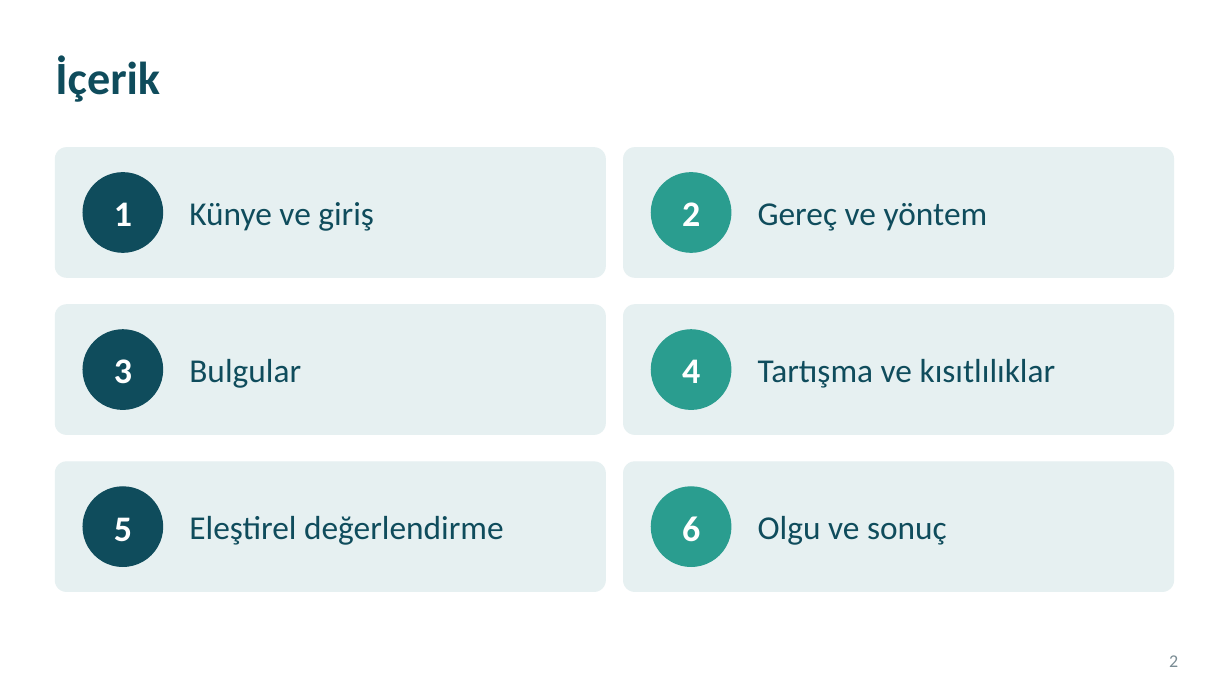
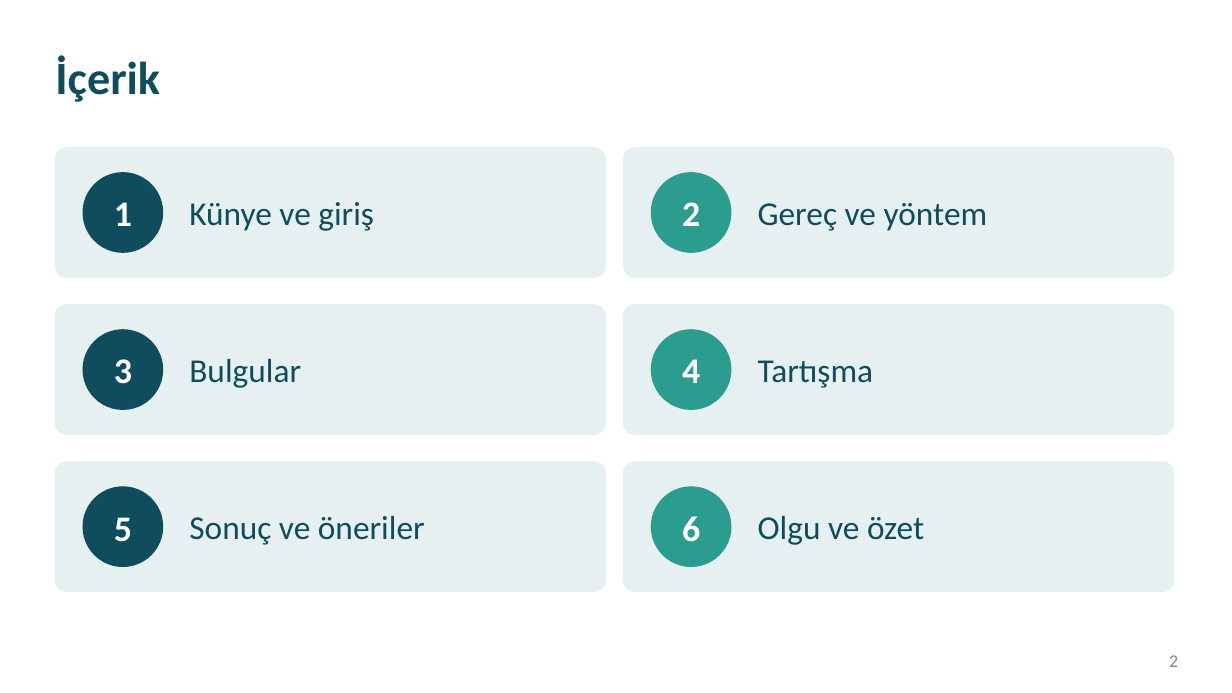
Before and after one commit to kiranahmet/Claude, a slide deck: slide 2 of Sunumlar/Makale_Sunumu_Sigara_Birakma.pptx. Drawn at 1232x693 pixels with LibreOffice and Linux fonts; fonts in the diff are those of the drawing. Boxes give left, top, right and bottom in pixels: in the first picture for what was removed or moved away, otherwise in the second. Text is boxed around its words. In the diff, an @@ line names an element or a change of style, - is before the commit and + after.

```diff
--- a/Sunumlar/Makale_Sunumu_Sigara_Birakma.pptx
+++ b/Sunumlar/Makale_Sunumu_Sigara_Birakma.pptx
@@ text at [758,360,874,388]: text changed @@
-Tartışma ve kısıtlılıklar
+Tartışma
@@ text at [189,516,425,545]: text changed @@
-Eleştirel değerlendirme
+Sonuç ve öneriler
@@ text at [758,516,924,545]: text changed @@
-Olgu ve sonuç
+Olgu ve özet
```
Also in this commit, not shown: 18 other slides changed, 2 slides added, 2 slides removed, 11 other files.
